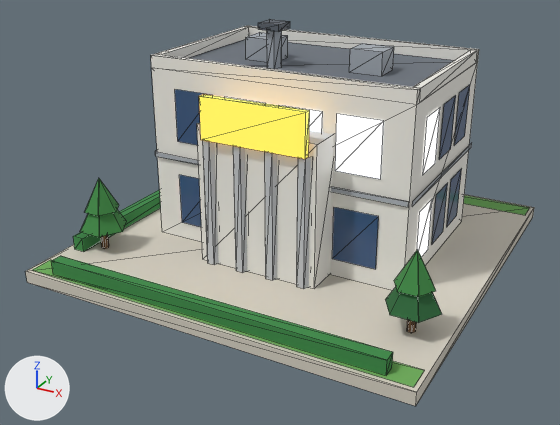
What one commit did to the glTF model public/models/17.glb.
Both versions are drawn from a 50 mm camera at (0.818, -1.605, 0.886) aimed at (-0.017, -0.087, 0.127). Every picture has the same lights, and +X, +Y and +Z are marked at lower left. The first picture is the older version. Mesh edges are drawn as thin lines. Vertices at exactly the same position are counted once.

Names of what the first picture shows: 'b17'.
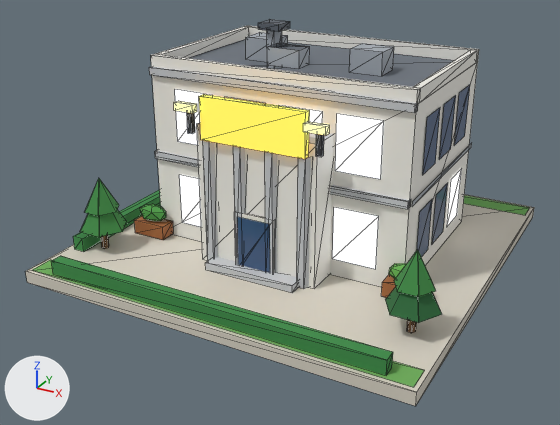
What differs and where, as boxes [x1, y1, x2, y2] in the pictures (560 x 425 px):
part 1 of me_b17, added
    after: [155, 151, 411, 209]
part 2 of me_b17, added
    after: [149, 66, 418, 113]
part 3 of me_b17, added
    after: [205, 257, 298, 293]
part 4 of me_b17, added
    after: [234, 212, 274, 274]
part 5 of me_b17, added
    after: [267, 44, 309, 69]
part 6 of me_b17, added
    after: [276, 43, 287, 47]
part 7 of me_b17, added
    after: [187, 113, 195, 134]
part 8 of me_b17, added
    after: [316, 134, 324, 157]
part 9 of me_b17, added
    after: [174, 101, 197, 113]
part 10 of me_b17, added
    after: [303, 121, 330, 136]
part 11 of me_b17, added (brown)
    after: [134, 216, 173, 240]
part 12 of me_b17, added
    after: [381, 275, 396, 297]
part 13 of me_b17, added
    after: [140, 204, 166, 221]
part 14 of me_b17, added
    after: [389, 263, 407, 279]
part 15 of me_b17, added
    after: [237, 217, 270, 273]
part 16 of me_b17, recoloured
    both: [175, 89, 462, 269]
part 17 of me_b17, recoloured
    both: [226, 97, 440, 257]

Diff of the bpy script that builds the scene:
```diff
--- a/public/models/17.glb.py
+++ b/public/models/17.glb.py
@@ mat_lamp_pole @@
+mat_lamp_pole = bpy.data.materials.new('lamp_pole')
+# nodes: BsdfPrincipled, Mix, OutputMaterial, VertexColor
+# colours: dark grey #3a3f47, mixed with the vertex colours
@@ mat_leaf_a @@
+mat_leaf_a = bpy.data.materials.new('leaf_a')
+# nodes: BsdfPrincipled, Mix, OutputMaterial, VertexColor
+# colours: green #4c9a46, mixed with the vertex colours
@@ mat_leaf_c @@
+mat_leaf_c = bpy.data.materials.new('leaf_c')
+# nodes: BsdfPrincipled, Mix, OutputMaterial, VertexColor
+# colours: green #68b251, mixed with the vertex colours
@@ mat_glow_lamp @@
+mat_glow_lamp = bpy.data.materials.new('glow_lamp')
+# nodes: BsdfPrincipled, Mix, OutputMaterial, VertexColor
+# colours: beige #ffd88a, beige #f5e6b0, mixed with the vertex colours
@@ mat_wall_wood @@
+mat_wall_wood = bpy.data.materials.new('wall_wood')
+# nodes: BsdfPrincipled, Mix, OutputMaterial, VertexColor
+# colours: brown #a8683a, mixed with the vertex colours
@@ me_b17 @@
-me_b17.from_pydata(...)  # 407 vertices, 424 faces; spans x -0.48..0.48, y -0.48..0.48, z 0.0..0.565
+me_b17.from_pydata(...)  # 544 vertices, 604 faces; spans x -0.48..0.48, y -0.48..0.48, z 0.0..0.565
+# me_b17 part 1: the loose piece of 8 vertices spanning x -0.15..0.15, y -0.23..-0.13, z 0.03..0.37 is copied, and the copy is scaled about its middle by (2.2, 0.18, 0.0529), then moved by (0.0, 0.03, 0.044), in mat_concrete; it spans x -0.33..0.33, y -0.159..-0.141, z 0.235..0.253
+# me_b17 part 2: the loose piece of 8 vertices spanning x -0.13..0.13, y -0.246..-0.228, z 0.34..0.44 is copied, and the copy is scaled about its middle by (2.54, 1, 0.18), then moved by (0.0, 0.087, 0.064), in mat_concrete; it spans x -0.33..0.33, y -0.159..-0.141, z 0.445..0.463
+# me_b17 part 3: the loose piece of 8 vertices spanning x -0.413..0.413, y -0.46..-0.43, z 0.03..0.065 is copied, and the copy is scaled about its middle by (0.279, 1.67, 0.514), then moved by (0.0, 0.2, -0.008), in mat_concrete; it spans x -0.115..0.115, y -0.27..-0.22, z 0.03..0.048
+# me_b17 part 4: the loose piece of 8 vertices spanning x -0.413..0.413, y -0.46..-0.43, z 0.03..0.065 is copied, and the copy is scaled about its middle by (0.122, 0.267, 4.29), then moved by (0.0, 0.209, 0.058), in mat_white; it spans x -0.051..0.051, y -0.24..-0.232, z 0.03..0.18
+# me_b17 part 5: the loose piece of 8 vertices spanning x -0.108..-0.052, y -0.027..0.027, z 0.55..0.565 is copied, and the copy is scaled about its middle by (1.45, 0.909, 2.67), then moved by (0.08, -0.08, -0.048); it spans x -0.04..0.04, y -0.105..-0.055, z 0.49..0.53
+# me_b17 part 6: the loose piece of 13 vertices spanning x -0.1..-0.06, y -0.017..0.017, z 0.46..0.55 is copied, and the copy is scaled about its middle by (0.7, 0.7, 0.0444), then moved by (0.064, -0.08, 0.027), in mat_metal_dark; it spans x -0.03..-0.002, y -0.092..-0.068, z 0.53..0.534
+# me_b17 part 7: the loose piece of 8 vertices spanning x -0.15..0.15, y -0.23..-0.13, z 0.03..0.37 is copied, and the copy is scaled about its middle by (0.04, 0.12, 0.176), then moved by (-0.16, -0.058, 0.18), in mat_lamp_pole; it spans x -0.166..-0.154, y -0.244..-0.232, z 0.35..0.41
+# me_b17 part 8: the loose piece of 8 vertices spanning x -0.15..0.15, y -0.23..-0.13, z 0.03..0.37 is copied, and the copy is scaled about its middle by (0.04, 0.12, 0.176), then moved by (0.16, -0.058, 0.18), in mat_lamp_pole; it spans x 0.154..0.166, y -0.244..-0.232, z 0.35..0.41
+# me_b17 part 9: the loose piece of 8 vertices spanning x -0.13..0.13, y -0.246..-0.228, z 0.34..0.44 is copied, and the copy is scaled about its middle by (0.192, 1, 0.18), then moved by (-0.16, -0.019, 0.024), in mat_glow_lamp; it spans x -0.185..-0.135, y -0.265..-0.247, z 0.405..0.423
+# me_b17 part 10: the loose piece of 8 vertices spanning x -0.13..0.13, y -0.246..-0.228, z 0.34..0.44 is copied, and the copy is scaled about its middle by (0.192, 1, 0.18), then moved by (0.16, -0.019, 0.024), in mat_glow_lamp; it spans x 0.135..0.185, y -0.265..-0.247, z 0.405..0.423
+# me_b17 part 11: the loose piece of 8 vertices spanning x -0.46..-0.43, y -0.336..0.336, z 0.03..0.065 is copied, and the copy is scaled about its middle by (3, 0.067, 1), then moved by (0.105, -0.17, 0.003), in mat_wall_wood; it spans x -0.385..-0.295, y -0.192..-0.147, z 0.033..0.068
+# me_b17 part 12: the loose piece of 8 vertices spanning x -0.15..0.15, y -0.23..-0.13, z 0.03..0.37 is copied, and the copy is scaled about its middle by (0.3, 0.45, 0.103), then moved by (0.34, 0.01, -0.15), in mat_wall_wood; it spans x 0.295..0.385, y -0.192..-0.147, z 0.033..0.068
+# me_b17 part 13: 12 vertices added at x -0.38..-0.299, y -0.192..-0.148, z 0.066..0.115
+# me_b17 part 14: 12 vertices added at x 0.301..0.38, y -0.191..-0.148, z 0.064..0.114
+# me_b17 part 15: 4 vertices added at x -0.043..0.043, y -0.241, z 0.03..0.17
+# me_b17 part 16: 20 faces spanning x -0.333..0.333, y -0.153..0.293, z 0.073..0.417 switch from mat_glass_dark to mat_glow_window
+# me_b17 part 17: 12 faces spanning x -0.333..0.333, y -0.153..0.293, z 0.073..0.417 switch from mat_glow_window to mat_glass_dark
+# other edits to the shape of me_b17 do not show in these pictures
 me_b17.materials.append(mat_paving)
@@ me_b17 @@
 me_b17.materials.append(mat_tree_dark)
+me_b17.materials.append(mat_lamp_pole)
+me_b17.materials.append(mat_glow_lamp)
+me_b17.materials.append(mat_wall_wood)
+me_b17.materials.append(mat_leaf_a)
+me_b17.materials.append(mat_leaf_c)
```
